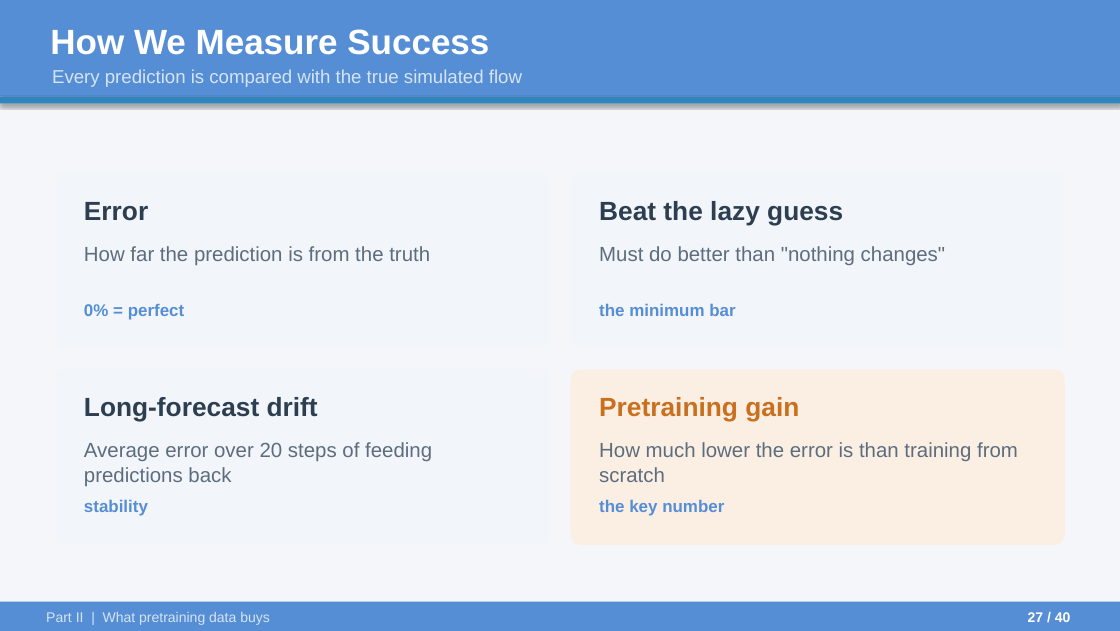
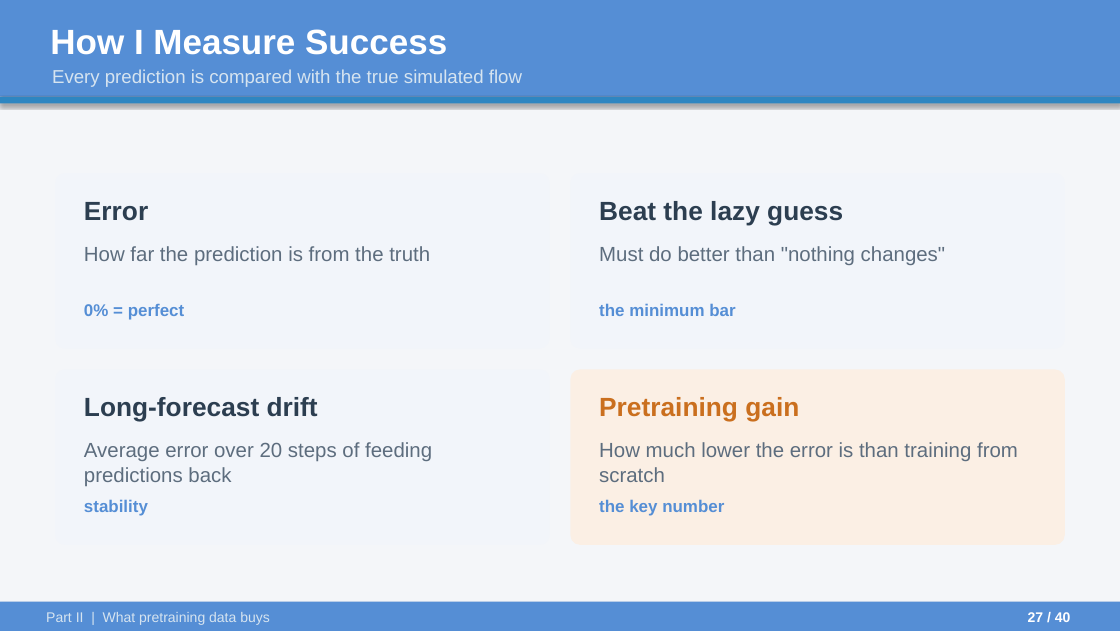
Before and after one commit to ARYAMANN7279/aurora-from-scratch-jax, a slide deck: slide 27 of UGP_Final/UGP_Final_Presentation.pptx. Drawn at 1120x631 pixels with LibreOffice and Linux fonts; fonts in the diff are those of the drawing. Boxes give left, top, right and bottom in pixels: in the first picture for what was removed or moved away, otherwise in the second. Text is boxed around its words. In the diff, an @@ line names an element or a change of style, - is before the commit and + after.

```diff
--- a/UGP_Final/UGP_Final_Presentation.pptx
+++ b/UGP_Final/UGP_Final_Presentation.pptx
@@ text at [50, 29, 447, 55]: text changed @@
-How We Measure Success
+How I Measure Success
```
Also in this commit, not shown: 19 other slides changed, 2 other files.
